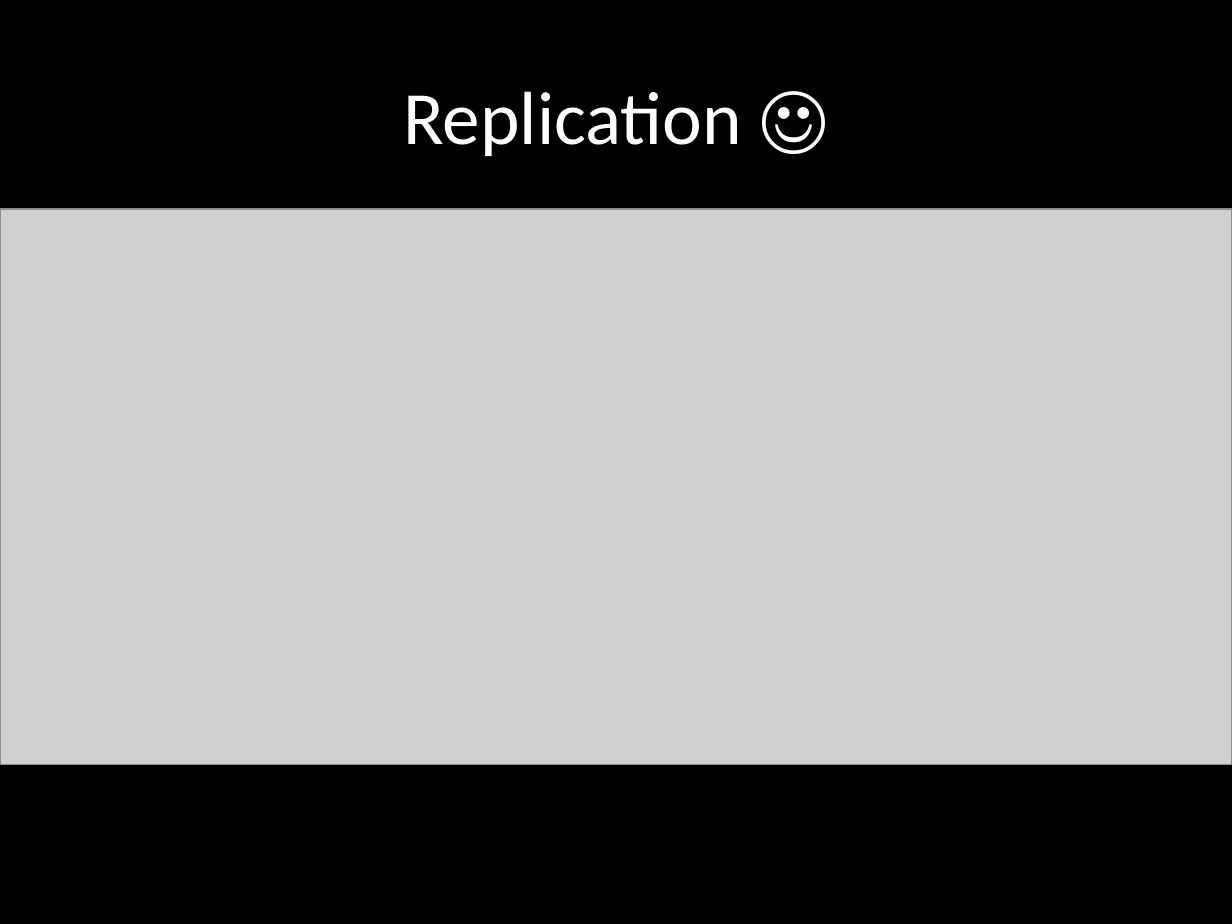
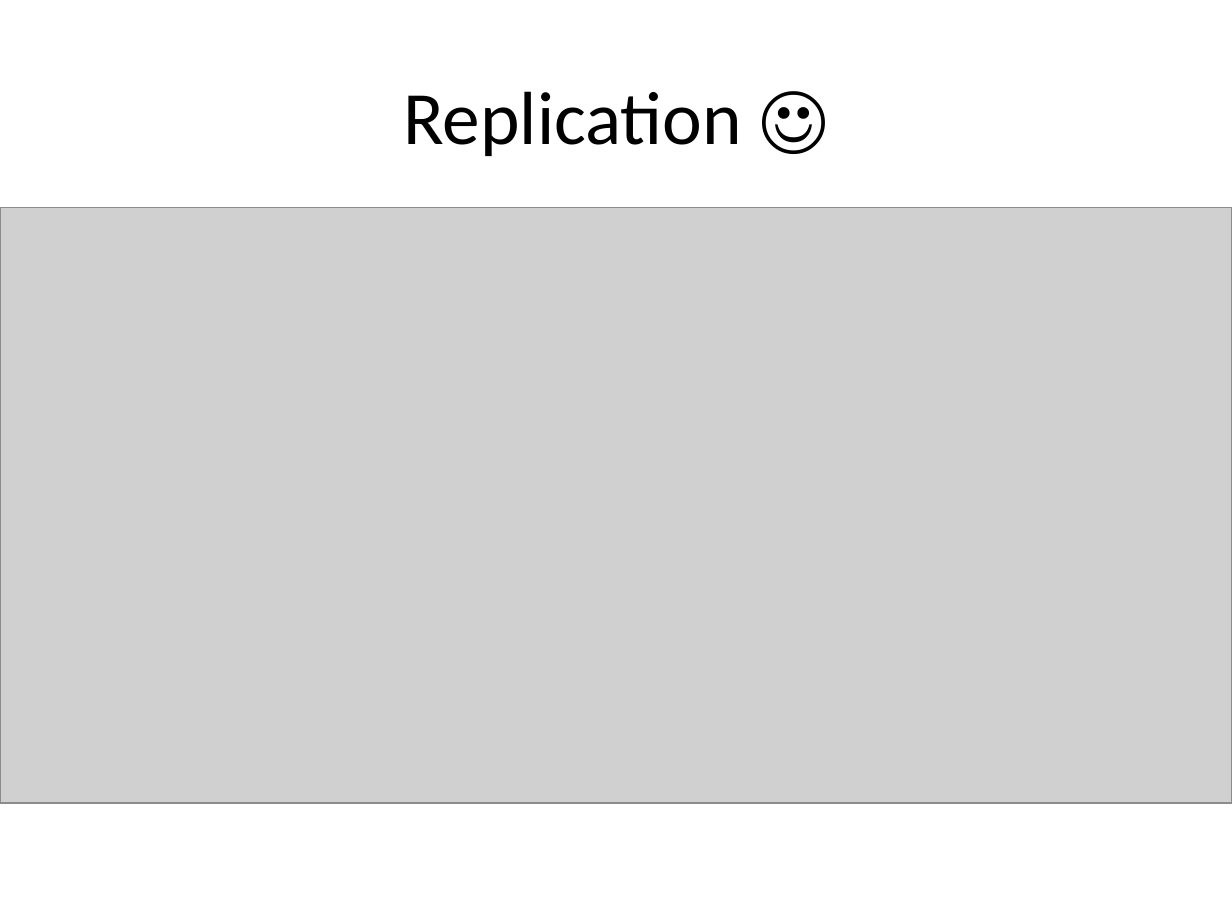
Before and after one commit to redsquirrel/redis-at-groupon, a slide deck: slide 9 of redis-groupon.pptx. Drawn at 1232x924 pixels with LibreOffice and Linux fonts; fonts in the diff are those of the drawing; grey boxes stand for pictures. Boxes give left, top, right and bottom in pixels: in the first picture for what was removed or moved away, otherwise in the second. Text is boxed around its words. In the diff, an @@ line names an element or a change of style, - is before the commit and + after.

```diff
--- a/redis-groupon.pptx
+++ b/redis-groupon.pptx
@@ background #000000 to #FFFFFF @@
@@ title "Replication ☺" at (x1=403, y1=91, x2=742, y2=156): text colour #FFFFFF to #000000 @@
@@ picture resized from (x1=0, y1=209, x2=1232, y2=765) to (x1=0, y1=207, x2=1232, y2=803) @@
```
Also in this commit, not shown: 19 other slides changed, 5 slides added, 4 slides removed.
